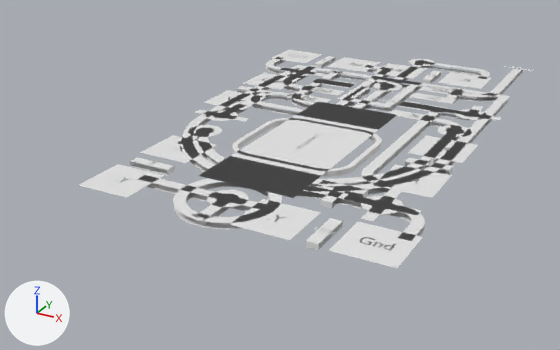
A saved change to the Blender file primitives/nand3qn/nand3qn.blend.
Camera for both pictures: a camera (50 mm lens) standing at (6.02, -12.49, 5.21) and looking at (-0.82, -0.06, -1.0). Every picture has the same lights, and +X, +Y and +Z are marked at lower left.

Before the edit, the objects in view are built like this:
```python
me_plane_004 = bpy.data.meshes.new('Plane.004')
me_plane_004.from_pydata(...)  # 236 vertices, 111 faces; spans x -2.2..2.2, y -4.0..4.0, z -0.1..0.0
me_plane_008 = bpy.data.meshes.new('Plane.008')
me_plane_008.from_pydata([(0.9, 1.75, 0.0), (-0.9, 1.75, 0.0), (-0.9, -2.75, 0.0), (0.9, -2.75, 0.0)], [], [(3, 2, 1, 0)])
me_plane_039 = bpy.data.meshes.new('Plane.039')
me_plane_039.from_pydata(...)  # 72 vertices, 36 faces; spans x -1.15..1.15, y -1.55..0.55, z -0.1..0.0
ob_plane_028 = bpy.data.objects.new('Plane.028', me_plane_008)
ob_plane_028.location = (0.0, 0.0, 0.0)
ob_plane_036 = bpy.data.objects.new('Plane.036', me_plane_039)
ob_plane_036.location = (0.0, 0.0, 0.0)
_m = ob_plane_036.modifiers.new('Solidify', 'SOLIDIFY')
_m.solidify_mode = 'NON_MANIFOLD'
_m.thickness = 0.1
_m.offset = 0.0
_m.nonmanifold_boundary_mode = 'ROUND'
ob_plane_039 = bpy.data.objects.new('Plane.039', me_plane_004)
ob_plane_039.location = (0.0, 0.0, 0.0)
_m = ob_plane_039.modifiers.new('Solidify', 'SOLIDIFY')
_m.solidify_mode = 'NON_MANIFOLD'
_m.thickness = 0.2
_m.offset = 0.0
_m.use_rim_only = True
_m.nonmanifold_boundary_mode = 'ROUND'
# also in view: 'Plane.003' at (0.0, 0.85, -0.05); 'Circle.002' at (2.2, -2.3, 0.0); 'Plane' at (0.0, 0.65, 0.0); 'Plane.001' at (0.0, -0.5, 0.0); 'Plane.035' at (0.0, 2.5, 0.0)
```
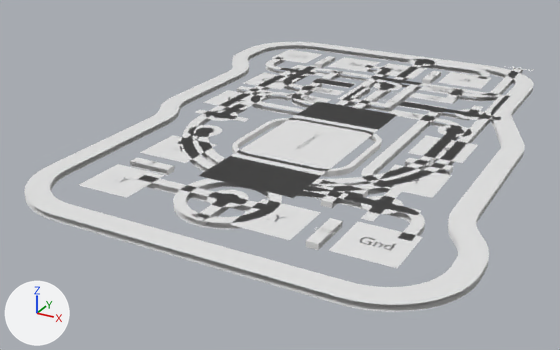
What differs and where, as boxes (x1, y1, x2, y2) in the pictures (560 x 350 px):
'barrier', added
    after: (24, 42, 534, 312)

The change, as a list of edits to the scene's bpy script:
```text
Add me_plane_009:
    me_plane_009.from_pydata(...)  # 186 vertices, 93 faces; spans x -4.3..3.9, y -4.8..6.1, z -0.1..0.0
Add ob_barrier:
    ob_barrier = bpy.data.objects.new('barrier', me_plane_009)
    ob_barrier.location = (0.0, 0.0, 0.0)
    _m = ob_barrier.modifiers.new('Solidify', 'SOLIDIFY')
    _m.solidify_mode = 'NON_MANIFOLD'
    _m.thickness = 0.4
    _m.offset = 0.0
    _m.use_rim_only = True
    _m.nonmanifold_boundary_mode = 'ROUND'
```
